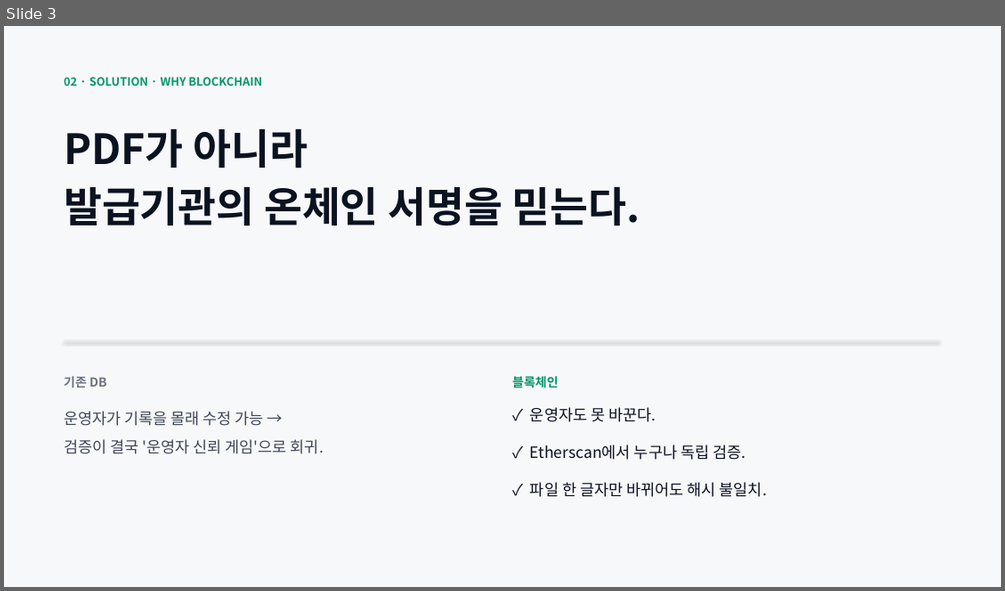
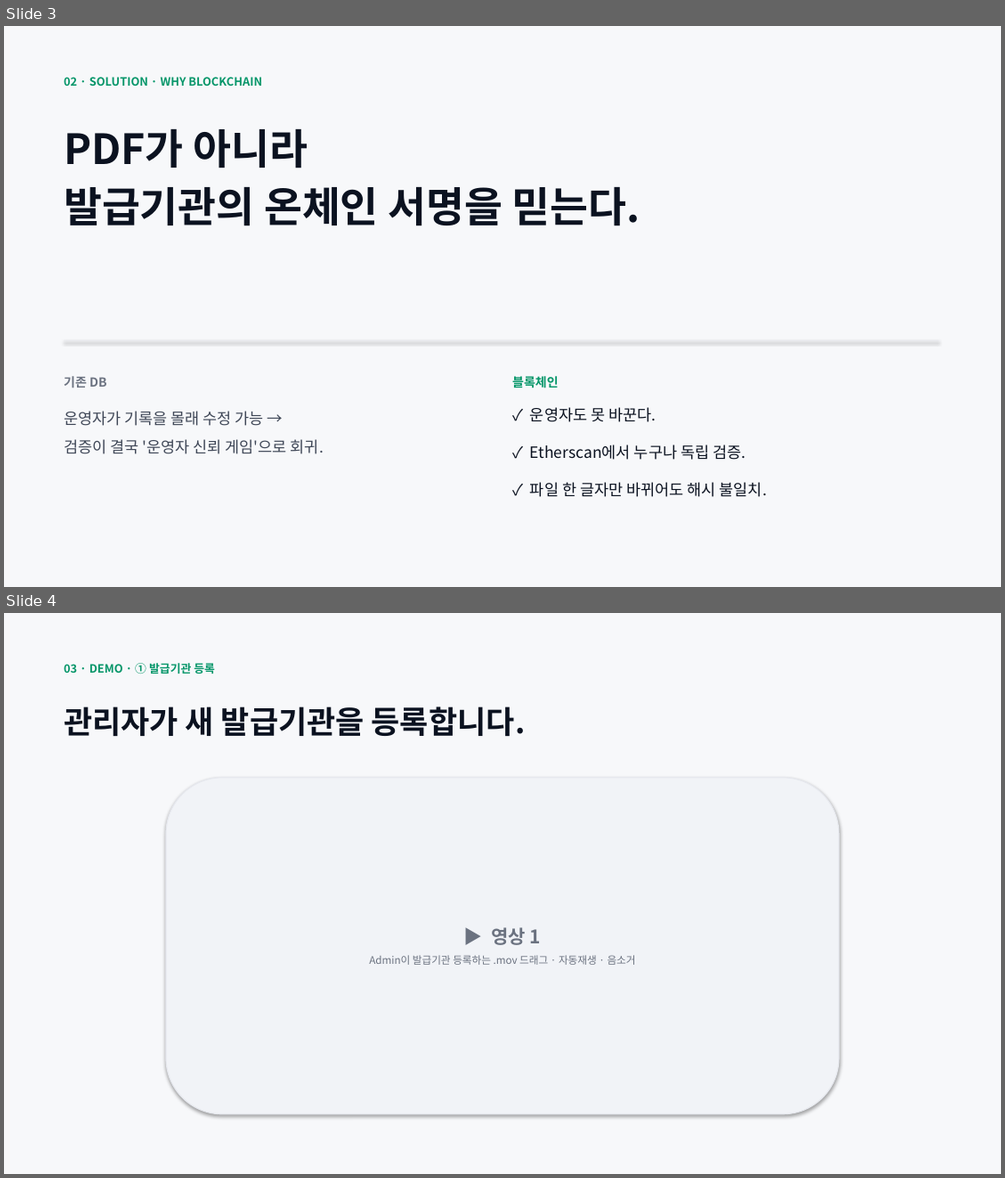
Before and after one commit to geunhoworkspace0916-ops/Proofolio, a slide deck: docs/Proofolio_발표.pptx. Shown one above the other, each under a label of ours: slide 3 before the commit, slides 3 and 4 after it. The pictures are 1005x591 and 1005x1178 pixels, drawn with LibreOffice and Linux fonts; fonts in the diff are those of the drawing. Boxes give left, top, right and bottom in pixels: in the first picture for what was removed or moved away, otherwise in the second. Text is boxed around its words. In the diff, an @@ line names an element or a change of style, - is before the commit and + after.

Commit message:
feat(deck): 9-slide layout for 3-video + live demo flow

```diff
--- a/docs/Proofolio_발표.pptx
+++ b/docs/Proofolio_발표.pptx
@@ slide 4 added at box(4, 613, 1001, 1174), background #F7F8FA @@
@@ text added at box(64, 663, 215, 674), 11 pt, text #059669, bold @@
+03 · DEMO · ① 발급기관 등록
@@ text added at box(64, 706, 526, 736), 30 pt, text #0B1220, bold @@
+관리자가 새 발급기관을 등록합니다.
@@ rounded rectangle added at box(166, 778, 840, 1114), fill #F1F3F7, outline #E6E8EE 1 pt, 10 pt, text #6B7280 @@
+▶ 영상 1
+Admin이 발급기관 등록하는 .mov 드래그 · 자동재생 · 음소거
```
Also in this commit, not shown: 3 slides changed, 2 other slides added, 1 slide removed, 3 other files.
